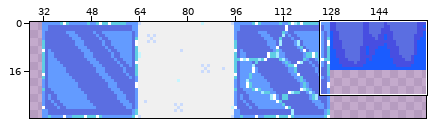
Two versions of one sprite sheet, assets/aseprite/tiles.png. Above: a wide view before the commit, with the close-up outlined.
Close-up. The starting point:
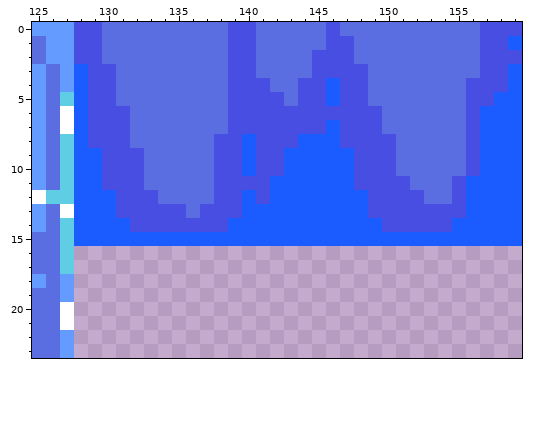
The file is 160x32 pixels. Shown: x 125..159, y 0..23. The wide view leaves out empty margins.
Once edited:
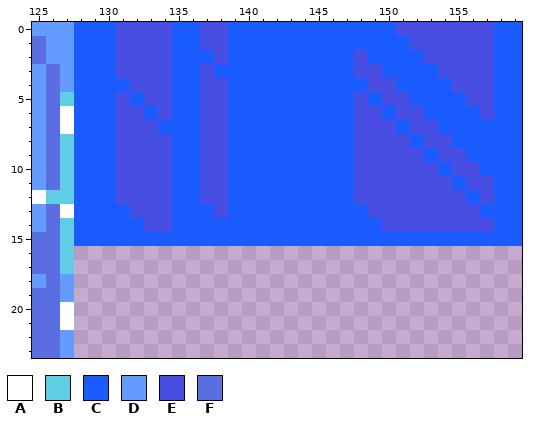
Palette (. is transparent): A #ffffff  B #5fcde4  C #1a5cff  D #639bff  E #474ee1  F #5b6ee1
Difference:
y 0: x 128..156 EEFFFFFFFFFEEFFFFFEFFFFFFFFFF -> CCCEEEECCEECCCCCCCCCCCCEEEEEE; x 158..159 EE -> CC
y 1: x 128..156 EEFFFFFFFFFEEFFFFFEEFFFFFFFFF -> CCCEEEECCEECCCCCCCCCCCCCEEEEE; x 158 E -> C
y 2: x 128..156 EEFFFFFFFFFEEFFFFEEEFFFFFFFFF -> CCCEEEECCCECCCCCCCCCECCCCEEEE; x 158..159 EE -> CC
y 3: x 129..147 EEFFFFFFFFEEFFFFEEE -> CCEEEECCECCCCCCCCCC; x 149..156 FFFFFFFF -> ECCCCEEE; x 158 E -> C
y 4: x 129..145 EEFFFFFFFFEEEFFEE -> CCCEEECCEECCCCCCC; x 147..155 EEFFFFFFF -> CCEECCCCE; x 158 E -> C
y 5: x 129..145 EEFFFFFFFFEEEEFEE -> CCECEECCEECCCCCCC; x 147 E -> C; x 149..155 FFFFFFF -> CEECCCC
y 6: x 129..130 EE -> CC; x 132..147 FFFFFFFEEEEEEEEE -> ECECCEECCCCCCCCC; x 150..157 FFFFFFEC -> CEECCCCE
y 7: x 129..130 EE -> CC; x 132..145 FFFFFFFEEEEEEE -> EECCCEECCCCCCC; x 147 E -> C; x 150..156 FFFFFFE -> ECEECCC
y 8: x 129..130 EE -> CC; x 132..137 FFFFFF -> EEECCE; x 139 E -> C; x 141..143 EEE -> CCC; x 147 E -> C; x 151..156 FFFFFE -> ECEECC
y 9: x 130 E -> C; x 133..137 FFFFF -> EECCE; x 139 E -> C; x 141..142 EE -> CC; x 151..156 FFFFFE -> EECEEC
y 10: x 130 E -> C; x 133..137 FFFFF -> EECCE; x 139 E -> C; x 141..142 EE -> CC; x 151..155 FFFFF -> EEECE
y 11: x 130 E -> C; x 133..137 FFFFF -> EECCE; x 139..141 EEE -> CCC; x 152..157 FFFECC -> EEECEE
y 12: x 134..137 FFFF -> ECCE; x 139 E -> C; x 141 E -> C; x 148 C -> E; x 153..154 FF -> EE; x 157 C -> E
y 13: x 131 E -> C; x 135..137 EFE -> CCC; x 139 E -> C; x 156 C -> E
y 14: x 132 E -> C; x 135..138 EEEE -> CCCC; x 155..157 CCC -> EEE
Changed places in both close-ups, as pixel boxes (x1, y1, x2, y2):
changed: (74, 22, 522, 232)
